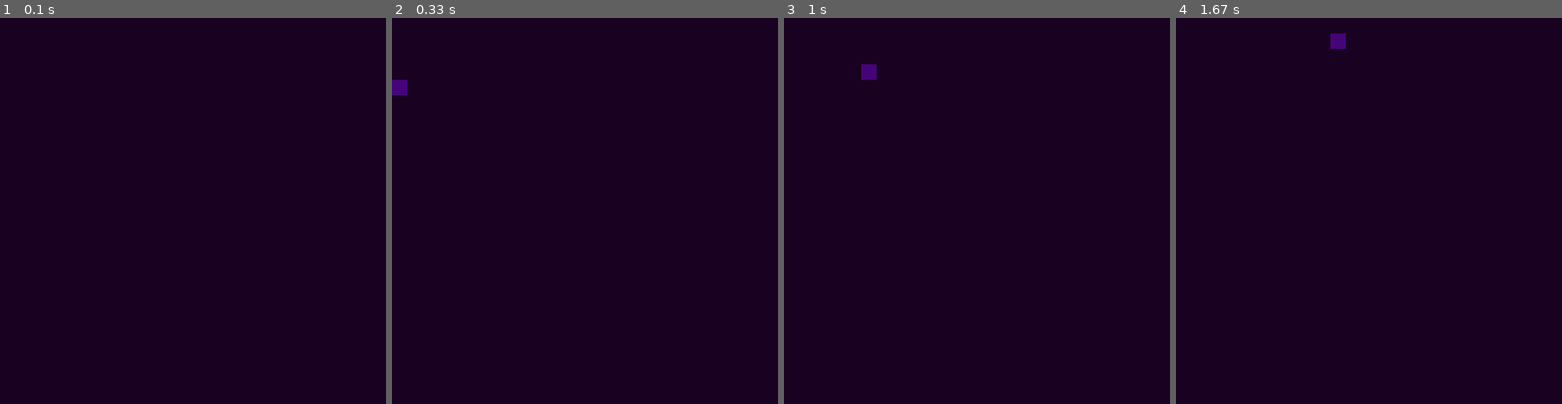
Above: before the commit, frames 1-4 (left to right).
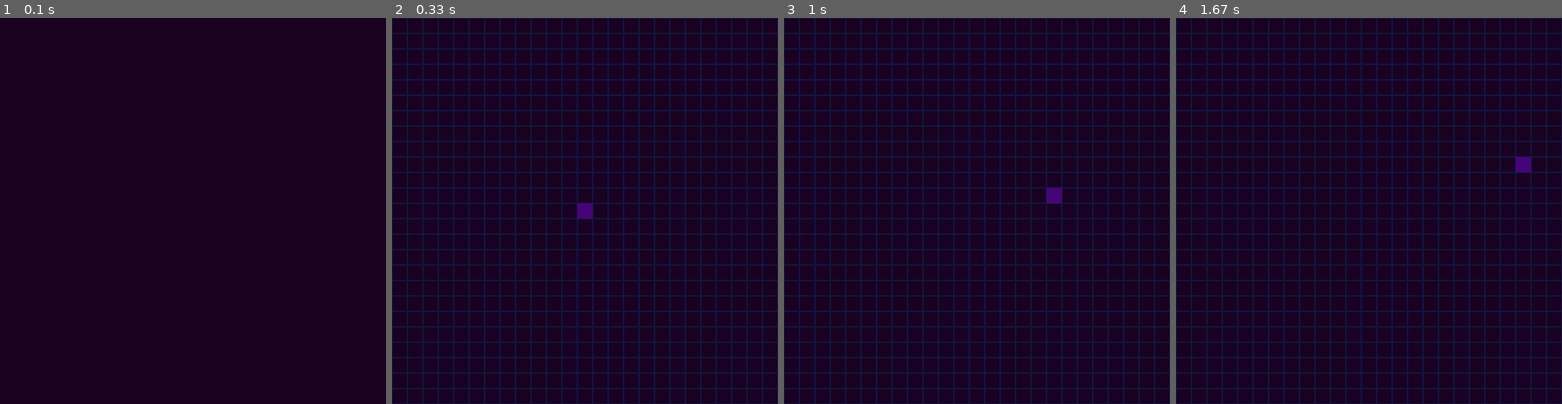
Above: after the commit, the same moments.

Repository: dawidduraj/pygame-snake
Game: pygame game, started from game.py
Same seed, same stepped clock (60 frames per second), same inputs: the game is played once before the commit and once after it.
Inputs:
- Up to frame 1 (0.1 s): no input
- Up to frame 2 (0.33 s): no input
- Up to frame 3 (1 s): hold Right 0.33-0.8 s; hold Up from 0.83 s (still down)
- Up to frame 4 (1.67 s): release Up at 1.13 s; hold Right 1.17-1.63 s

Frame 1 is identical in both runs. In frame 2, 19% of the frame differs, in the area x 0-100%, y 0-100%; in frame 3, 19%; in frame 4, 19%.

Commit message:
Add Grid, place snake in middle

Diff:
--- a/game.py
+++ b/game.py
@@ -8,9 +8,9 @@
 COLORS = {
     "BACKGROUND" : (25,1,33),
     "SNAKE" : (70,4,121),
-    "FOOD" : (140,45,143)
+    "FOOD" : (140,45,143),
+    "GRID": (16, 22, 63)
 }
-grid = math.floor(SIZE/SCALE)
 
 # Snake Class
 class Snake:
@@ -43,8 +43,15 @@
 window.fill(COLORS["BACKGROUND"])
 clock = pygame.time.Clock()
 pygame.display.set_caption("Snake 🐍")
-snake = Snake()
 
+# Get middle of the Screen, Subtract half a snake length from it, place snake in that position
+snake = Snake(round(SIZE/SCALE) / 2 * SCALE - SCALE /2,round(SIZE/SCALE) / 2 * SCALE - SCALE /2,0,0)
+
+def drawGrid():
+    for x in range(0,SIZE,SCALE):
+        for y in range(0,SIZE,SCALE):
+            rect = pygame.Rect(x, y, SCALE, SCALE)
+            pygame.draw.rect(window, COLORS["GRID"], rect, 1)
 # Game Loop
 while True:
     for event in pygame.event.get():
@@ -65,6 +72,7 @@
             if event.key == pygame.K_DOWN:
                 snake.xspeed = 0
                 snake.yspeed = 1
+    drawGrid()
     snake.update()
     snake.draw()
     pygame.display.update()
